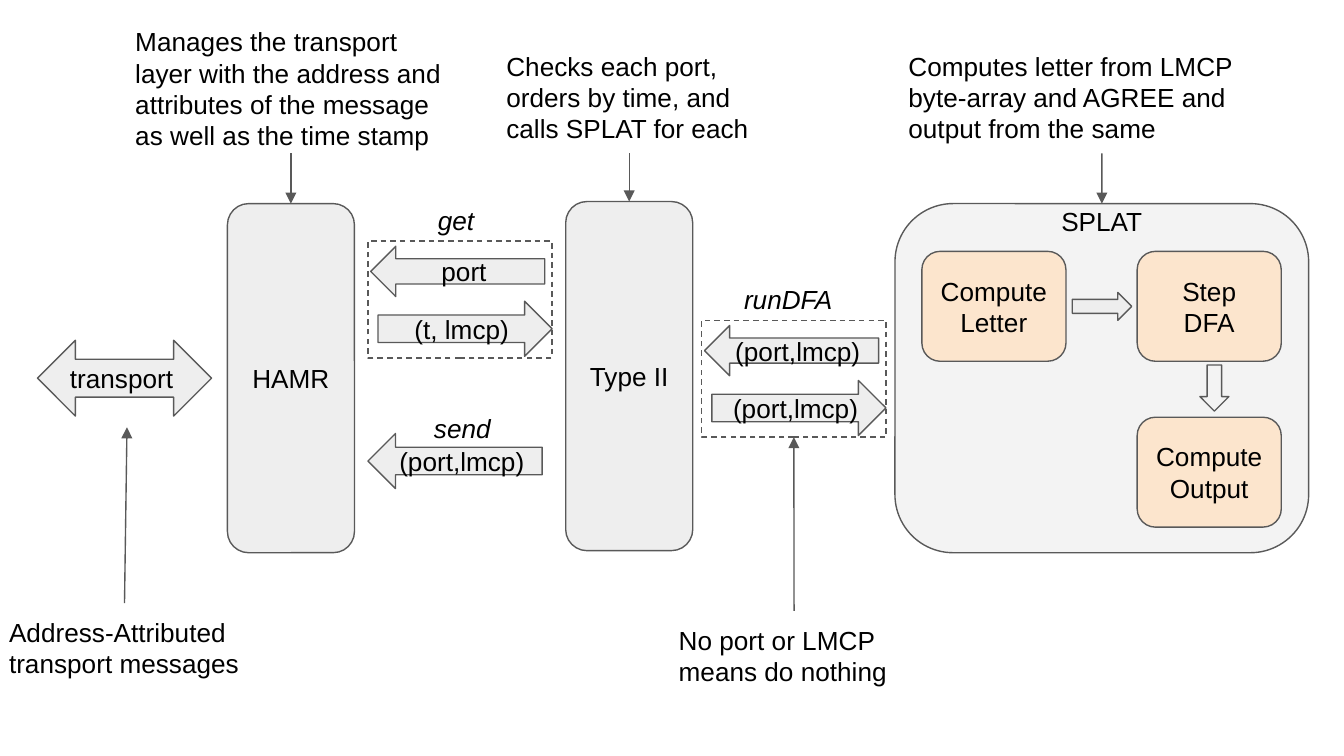
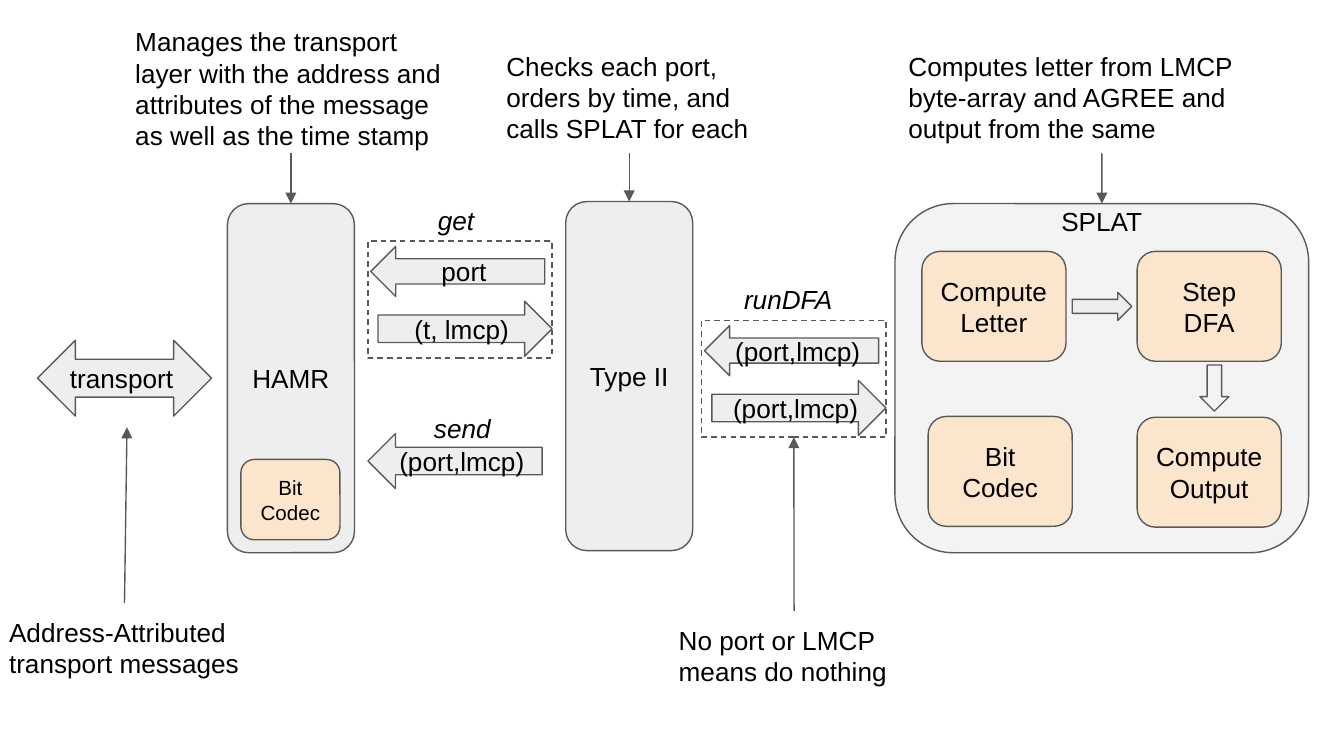
Before and after one commit to loonwerks/CASE, a slide deck: slide 1 of TA2/lmcp-message-format/Build Interfaces.pptx. Drawn at 1344x756 pixels with LibreOffice and Linux fonts; fonts in the diff are those of the drawing. Boxes give left, top, right and bottom in pixels: in the first picture for what was removed or moved away, otherwise in the second. Text is boxed around its words. In the diff, an @@ line names an element or a change of style, - is before the commit and + after.

Commit message:
Add bit codec

```diff
--- a/TA2/lmcp-message-format/Build Interfaces.pptx
+++ b/TA2/lmcp-message-format/Build Interfaces.pptx
@@ rounded rectangle added at bbox=[929, 417, 1073, 527], fill #FCE5CD, outline #595959 0.75 pt, 14 pt, text #000000 @@
+Bit
+Codec
@@ rounded rectangle added at bbox=[241, 460, 340, 540], fill #FCE5CD, outline #595959 0.75 pt, 11 pt, text #000000 @@
+Bit
+Codec
```
